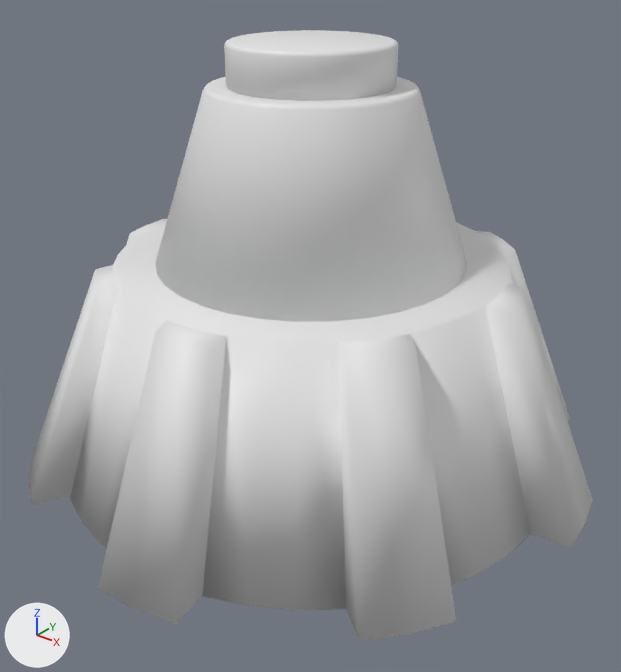
Two versions of the glTF model static/models/motherland-monument-stand.glb, one commit apart.
Rendered twice from a 50 mm lens placed at (2.85, -3.57, 2.94), pointed at (0.11, -0.15, 0.82). The lights are fixed; the arrows at lower left show +X, +Y and +Z. The older version comes first. Vertices at exactly the same position are counted once.
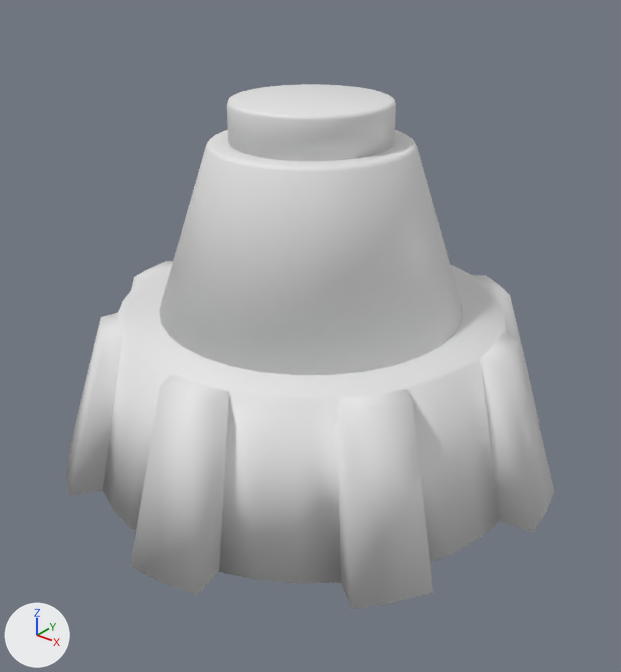
Commit message: fix: fixed stand model

The change, as a diff of the scene's bpy script:
```diff
--- a/static/models/motherland-monument-stand.glb.py
+++ b/static/models/motherland-monument-stand.glb.py
@@ me_cylinder @@
 # used by ob_cylinder2; location = (0.0, 0.0, 0.0)
-me_cylinder.from_pydata(...)  # 128 vertices, 252 faces; spans x -0.87..0.87, y -0.87..0.87, z 1.21..2.17
+me_cylinder.from_pydata(...)  # 128 vertices, 252 faces; spans x -0.87..0.87, y -0.87..0.87, z 0.92..1.88
+# me_cylinder part 1: the whole mesh is moved by (0.0, 0.0, -0.29)
@@ me_cylinder_002 @@
 # used by ob_cylinder1; location = (0.0, 0.0, 0.0)
-me_cylinder_002.from_pydata(...)  # 128 vertices, 252 faces; spans x -0.439..0.439, y -0.439..0.439, z 2.158..2.388
+me_cylinder_002.from_pydata(...)  # 128 vertices, 252 faces; spans x -0.439..0.439, y -0.439..0.439, z 1.87..2.1
+# me_cylinder_002 part 2: the whole mesh is moved by (0.0, 0.0, -0.288)
@@ me_cylinder_004 @@
 # used by ob_cylinder3; location = (0.0, 0.0, 0.0)
-me_cylinder_004.from_pydata(...)  # 80 vertices, 124 faces; spans x -1.48..1.48, y -1.48..1.48, z 0.01..1.22
+me_cylinder_004.from_pydata(...)  # 80 vertices, 124 faces; spans x -1.3..1.3, y -1.3..1.3, z 0.01..0.94
+# me_cylinder_004 part 3: 80 of 80 vertices moved; they spanned x -1.48..1.48, y -1.48..1.48, z 0.01..1.22 and now span x -1.3..1.3, y -1.3..1.3, z 0.01..0.94; mean shift (0.0, 0.0, -0.14)
@@ me_cylinder_001 @@
 # used by ob_cylinder3_001; location = (0.0, 0.0, 0.0)
-me_cylinder_001.from_pydata(...)  # 96 vertices, 128 faces; spans x -1.69..1.69, y -1.69..1.69, z 0.01..1.22
+me_cylinder_001.from_pydata(...)  # 96 vertices, 128 faces; spans x -1.48..1.48, y -1.48..1.48, z 0.01..0.94
+# me_cylinder_001 part 4: 72 of 96 vertices moved; they spanned x -1.69..1.5, y -1.69..1.69, z 0.01..1.22 and now span x -1.48..1.31, y -1.48..1.48, z 0.01..0.94; mean shift (0.03, 0.02, -0.15); largest move (0.0, 1.1, 1.22) -> (0.0, 1.1, 0.94)
+# me_cylinder_001 part 5: 24 of 96 vertices moved; they spanned x 0.5..1.69, y 0.0..1.5, z 0.01..1.22 and now span x 0.5..1.48, y 0.0..1.31, z 0.01..0.94; mean shift (-0.08, -0.05, -0.15); largest move (0.5, 0.98, 1.22) -> (0.5, 0.98, 0.94)
```

What differs and where, as boxes [x1, y1, x2, y2] in the pictures (621 x 672 px; the box of a moved part takes in the faces that stretch with it):
'Cylinder3', reshaped (12% narrower, 17% shorter)
    before: [70, 223, 531, 610]
    after: [103, 264, 507, 584]
'Cylinder3.001', reshaped (14% narrower, 18% shorter)
    before: [28, 219, 593, 642]
    after: [66, 261, 554, 609]
'Cylinder2', moved
    before: [155, 77, 467, 322]
    after: [159, 130, 463, 375]
'Cylinder1', moved
    before: [224, 30, 398, 101]
    after: [227, 84, 396, 161]
part 4 of me_cylinder_001, moved or reshaped
    before: [28, 219, 456, 641]
    after: [66, 261, 433, 609]
part 5 of me_cylinder_001, moved or reshaped
    before: [476, 231, 593, 547]
    after: [472, 275, 554, 532]
